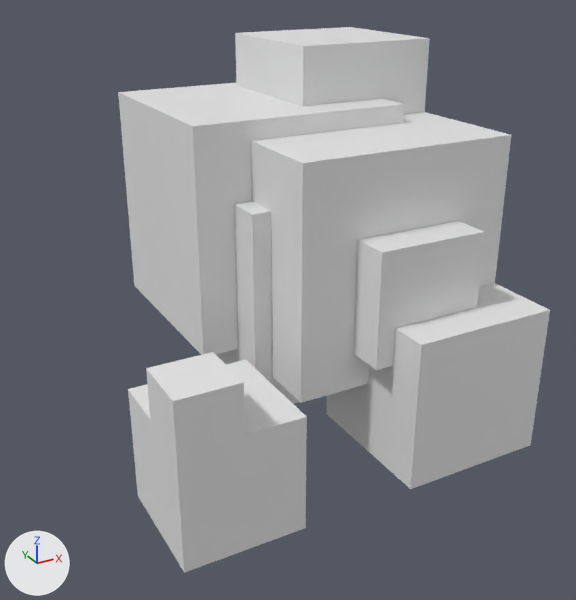
A saved change to the FBX model TP Jam 2/Assets/Models/Cube003.fbx.
Camera for both pictures: a 50 mm lens placed at (-0.9, -2.56, 2.45), pointed at (0.99, 0.87, 0.73). The axes (+X, +Y, +Z) are drawn at lower left. The lights are the same throughout. Where no turn or scale is listed for an object, it has been applied to the vertices.
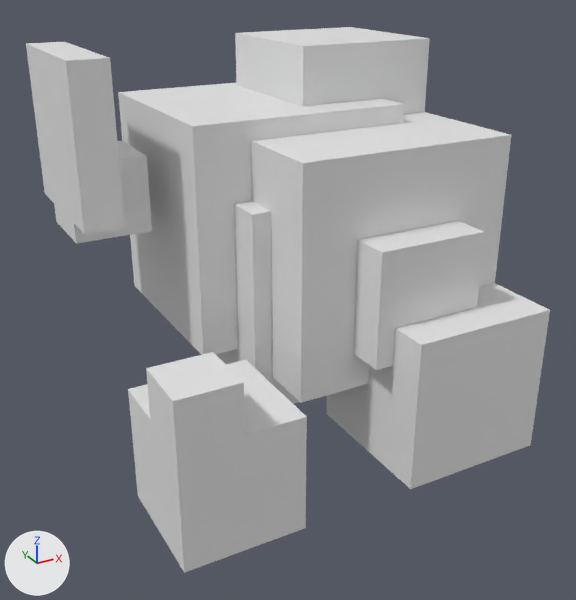
The newer file is also rescaled (x0.5), turned or shifted as a whole; pictures and numbers use the older file's frame.

Where the change shows, as pixel boxes (x1, y1, x2, y2) in the pictures (576 x 600 px):
'Cube.003', reshaped (21% wider)
    before: (118, 27, 550, 573)
    after: (26, 27, 550, 573)
part 1 of me_cube_008, added
    after: (26, 42, 152, 243)

What the commit changed:
me_cube_008 is used by ob_cube_003; location (0.0, 0.0, 0.0).
me_cube_008 had 83 vertices, 76 faces and spanned x 0.0..2.0, y 0.0..2.0, z 0.0..2.0.
me_cube_008 now has 103 vertices, 95 faces and spans x 0.0..2.0, y 0.0..2.0, z 0.0..2.0.
me_cube_008 part 1: a new loose piece of 20 vertices spanning x 0.0..0.4, y 1.1..1.9, z 1.09..2.0.
